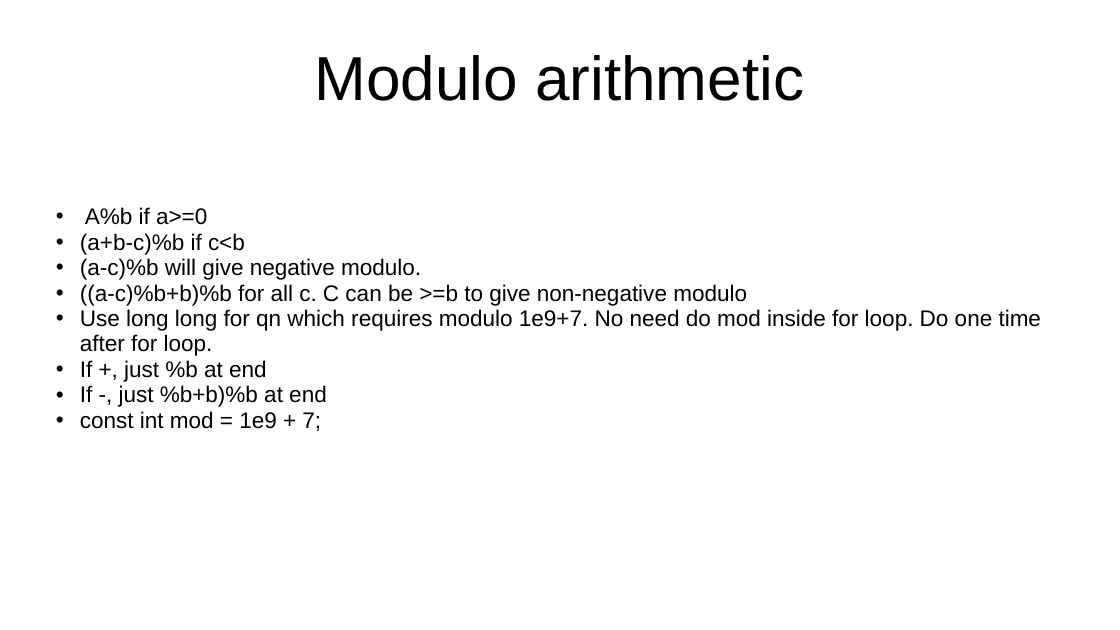
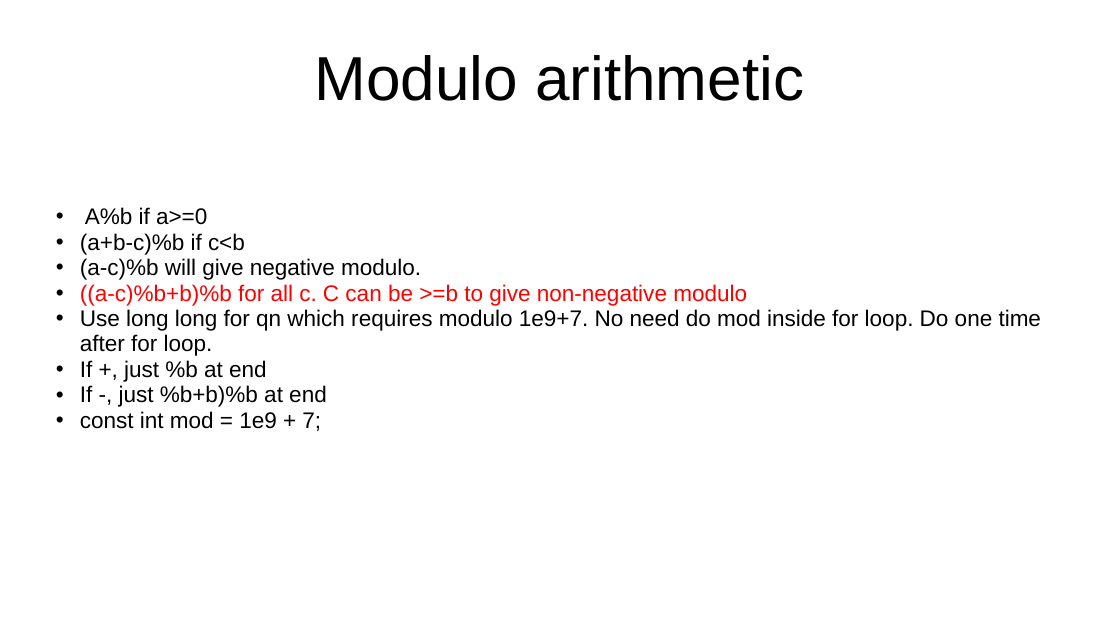
Before and after one commit to kindaichinisan/CompetitiveProgramming, a slide deck: slide 20 of MyCode/competitive_programming.ppt. Drawn at 1120x630 pixels with LibreOffice and Linux fonts; fonts in the diff are those of the drawing. Boxes give left, top, right and bottom in pixels: in the first picture for what was removed or moved away, otherwise in the second. Text is boxed around its words. In the diff, an @@ line names an element or a change of style, - is before the commit and + after.

```diff
--- a/MyCode/competitive_programming.ppt
+++ b/MyCode/competitive_programming.ppt
@@ subtitle at <box>80,284,747,306</box>: text colour #000000 to #FF0000 in "((a-c)%b+b)%b for all c. C can be ..." @@
```
Also in this commit, not shown: 3 other slides changed, 26 slides added, 9 other files.
